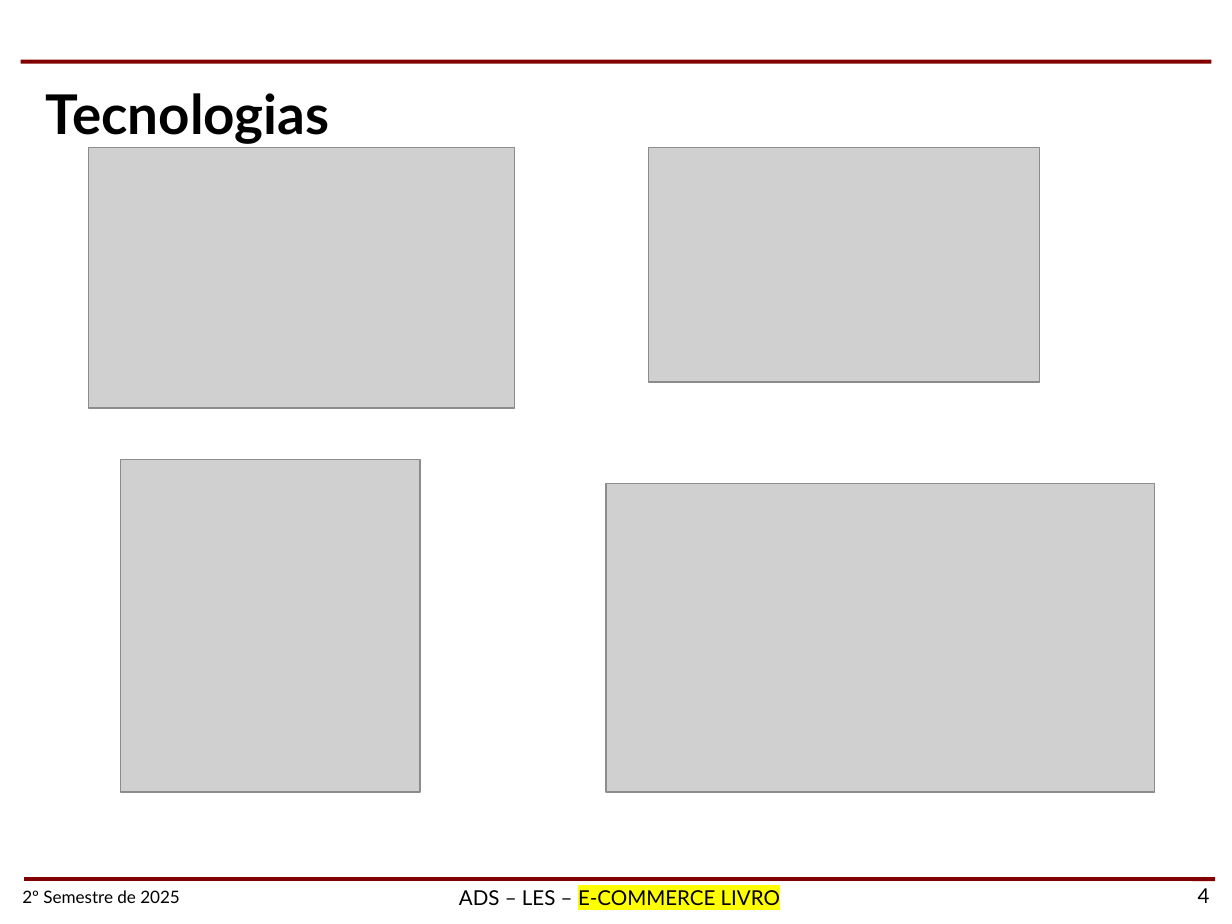
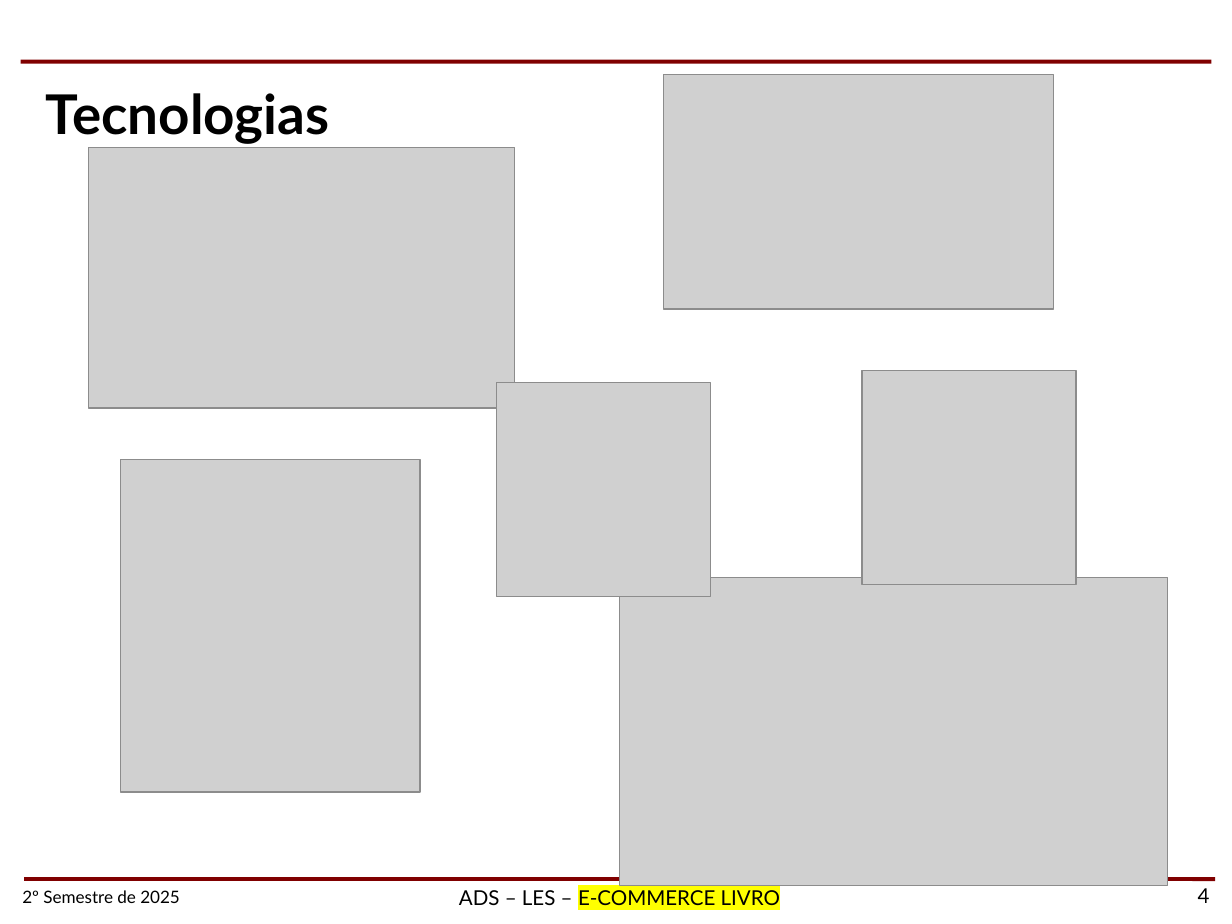
Before and after one commit to Largluak/les-project, a slide deck: slide 4 of docs/SEGUNDO_PPT_LES.pptx. Drawn at 1232x924 pixels with LibreOffice and Linux fonts; fonts in the diff are those of the drawing; grey boxes stand for pictures; background and template pictures are left out. Boxes give left, top, right and bottom in pixels: in the first picture for what was removed or moved away, otherwise in the second. Text is boxed around its words. In the diff, an @@ line names an element or a change of style, - is before the commit and + after.

```diff
--- a/docs/SEGUNDO_PPT_LES.pptx
+++ b/docs/SEGUNDO_PPT_LES.pptx
@@ picture: place and size @@
-picture at (649,148,1040,382)
+picture at (663,74,1053,308)
@@ picture added at (496,382,711,596) @@
@@ picture added at (862,371,1077,585) @@
@@ picture: place and size @@
-picture at (606,484,1154,792)
+picture at (620,578,1168,886)
```
Also in this commit, not shown: 2 other slides changed, 13 other files.
